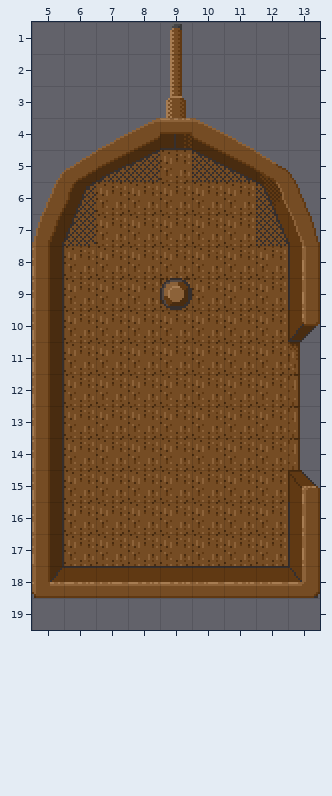
Tiled map: Assets/Prefabs/Levels/prod/puzzle01.tmx. The picture above was drawn from the file before the commit.
Cells are 16x16 px. Shown: x 5..13, y 1..19.
After the commit:
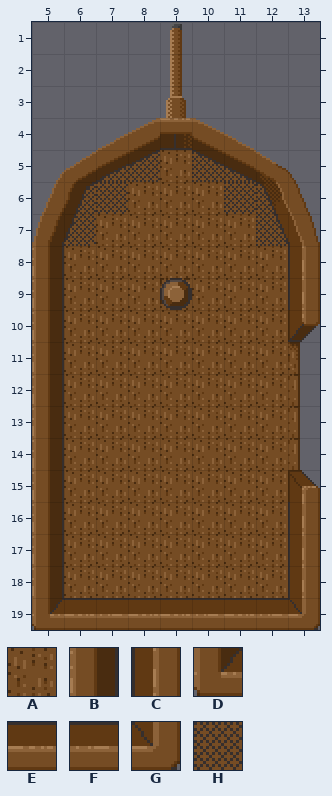
Key: from "Wooden": A 2, B 6, C 11, D 20, E 21, F 22, G 23, H 215.
_ is an empty cell.
Change:
Layer "Boat":
The author changed tile E to tile A in row 18 at x 6, 8 to 9 and 11.
The author changed tile F to tile A in row 18 at x 7, 10 and 12.
The author changed tile D to tile B in row 18 at x 5.
The author changed tile G to tile C in row 18 at x 13.
Tile D now appears in row 19 at x 5.
Tile E now appears in row 19 at x 6, 8 to 9 and 11.
Tile F now appears in row 19 at x 7, 10 and 12.
Tile G now appears in row 19 at x 13.
The author changed tile A to tile H in row 6 at x 7 and 11.
Pixel boxes of the changes (left, top, right, bottom) in both pictures:
changed: (96, 182, 128, 214)
changed: (224, 182, 256, 214)
changed: (32, 566, 320, 630)
